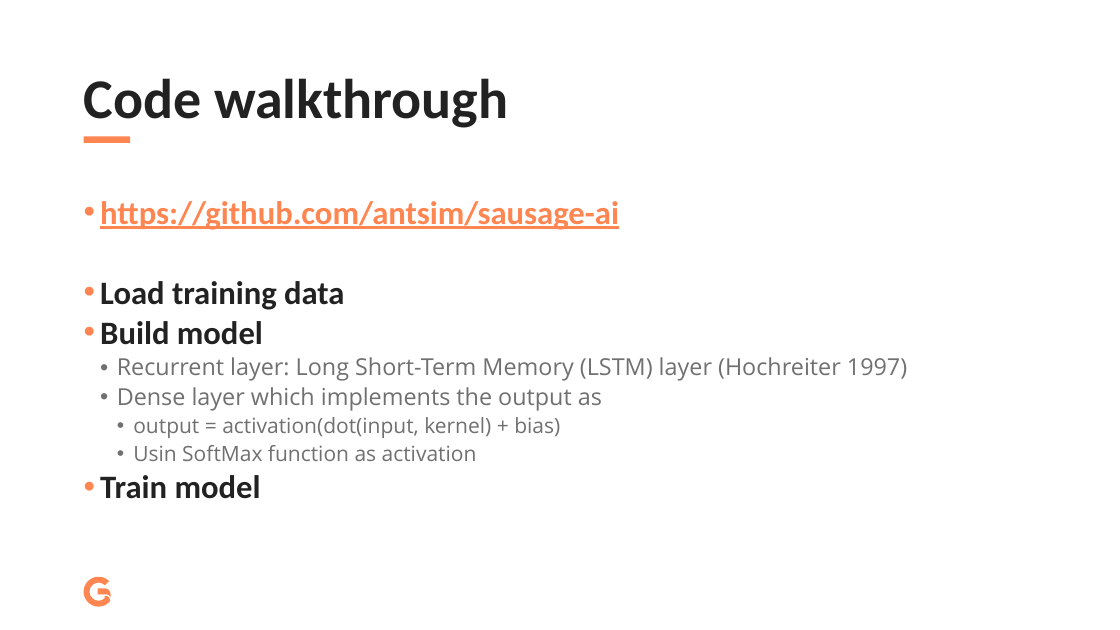
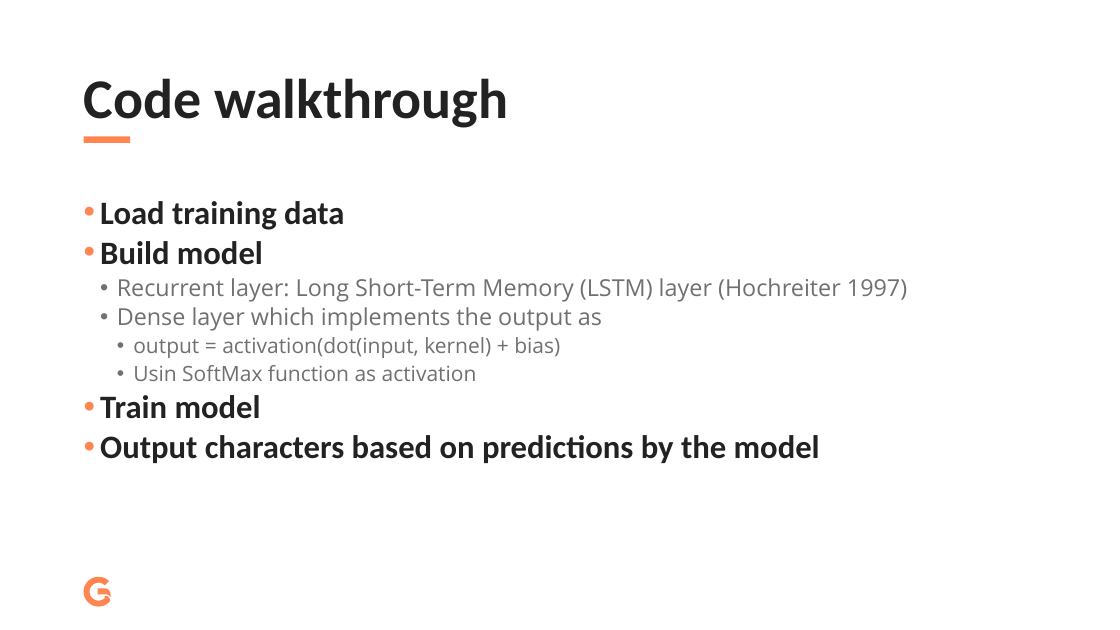
Before and after one commit to antsim/sausage-ai, a slide deck: slide 4 of presentation.pptx. Drawn at 1120x630 pixels with LibreOffice and Linux fonts; fonts in the diff are those of the drawing. Boxes give left, top, right and bottom in pixels: in the first picture for what was removed or moved away, otherwise in the second. Text is boxed around its words. In the diff, an @@ line names an element or a change of style, - is before the commit and + after.

Commit message:
chore: final tweaks to presentation

```diff
--- a/presentation.pptx
+++ b/presentation.pptx
@@ text at (100, 201, 619, 230): paragraph removed @@
-• https://github.com/antsim/sausage-ai
@@ text at (100, 435, 820, 463): paragraph added @@
+• Output characters based on predictions by the model
```
Also in this commit, not shown: 1 other slide changed, 1 other file.
